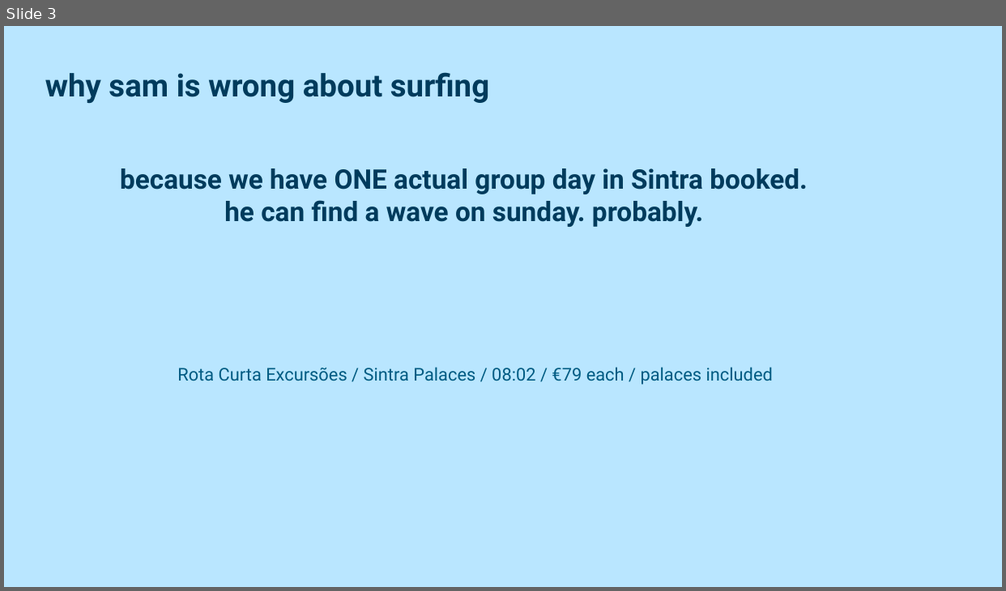
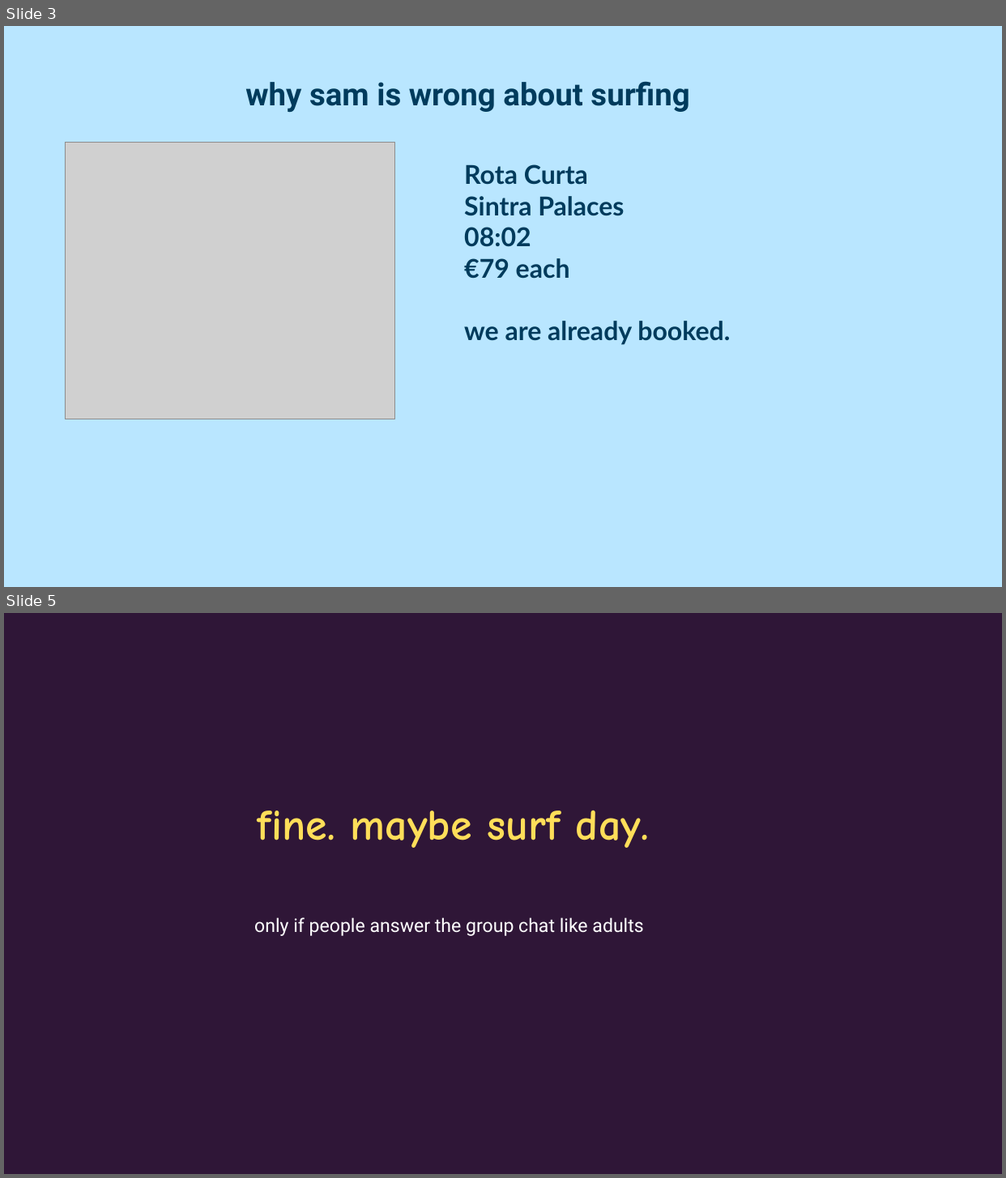
Before and after one commit to guneetsingh097/LisbonDemo, a slide deck: planning-documents/priya-food-and-activity-pitch.pptx. Shown one above the other, each under a label of ours: slide 3 before the commit, slides 3 and 5 after it; the slides between them are not shown. The pictures are 1006x591 and 1006x1178 pixels, drawn with LibreOffice and Linux fonts; fonts in the diff are those of the drawing; grey boxes stand for pictures. Boxes give left, top, right and bottom in pixels: in the first picture for what was removed or moved away, otherwise in the second. Text is boxed around its words. In the diff, an @@ line names an element or a change of style, - is before the commit and + after.

```diff
--- a/planning-documents/priya-food-and-activity-pitch.pptx
+++ b/planning-documents/priya-food-and-activity-pitch.pptx
@@ slide 5 added at (4, 613, 1002, 1174), background #2F1637 @@
@@ text added at (258, 810, 649, 848), 42 pt, text #FFDE59, bold @@
+fine. maybe surf day.
@@ text added at (254, 918, 643, 936), 18 pt, text #FFFFFF @@
+only if people answer the group chat like adults
@@ slide 3 changed as well @@
@@ text "why sam is wrong about ...": place and size @@
-text "why sam is wrong about ..." at (45, 72, 489, 103)
+text "why sam is wrong about ..." at (245, 81, 689, 112)
@@ text "why sam is wrong about ..." at (245, 81, 689, 112): alignment left to centre @@
@@ picture added at (66, 142, 394, 419) @@
@@ text removed at (120, 169, 808, 227) @@
-because we have ONE actual group day in Sintra booked.
-he can find a wave on sunday. probably.
@@ text at (464, 165, 730, 345): text changed; size 17 to 25 pt; font Roboto to Lato; text colour #005B82 to #003B5C; bold on @@
-Rota Curta Excursões / Sintra Palaces / 08:02 / €79 each / palaces included
+Rota Curta
+Sintra Palaces
+08:02
+€79 each
+we are already booked.
```
Also in this commit, not shown: 5 other slides changed, 1 slide removed, 9 other files.
